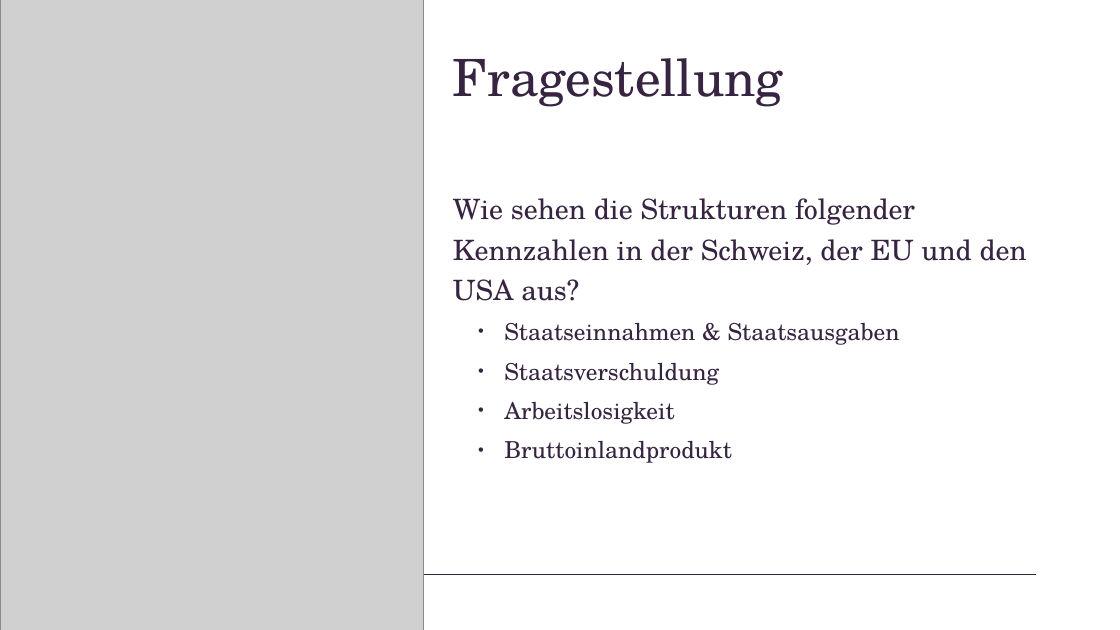
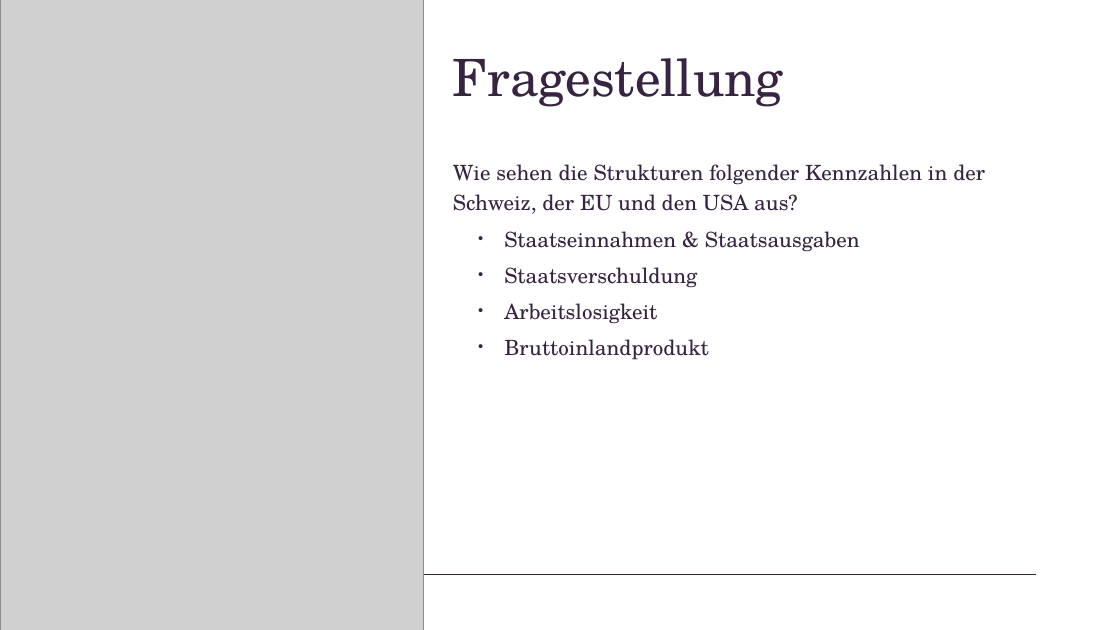
Before and after one commit to fischer-lukas/bina24_cifci_fischer, a slide deck: slide 2 of Staatsfinanzen im Vergleich.pptx. Drawn at 1120x630 pixels with LibreOffice and Linux fonts; fonts in the diff are those of the drawing; grey boxes stand for pictures. Boxes give left, top, right and bottom in pixels: in the first picture for what was removed or moved away, otherwise in the second. Text is boxed around its words. In the diff, an @@ line names an element or a change of style, - is before the commit and + after.

```diff
--- a/Staatsfinanzen im Vergleich.pptx
+++ b/Staatsfinanzen im Vergleich.pptx
@@ text "Wie sehen die Strukturen folgender ...": place and size @@
-text "Wie sehen die Strukturen folgender ..." at [453,198,1027,463]
+text "Wie sehen die Strukturen folgender ..." at [453,164,985,360]
@@ text "Wie sehen die Strukturen folgender ..." at [453,164,985,360]: size 24 to 18 pt in "Wie sehen die Strukturen folgender Kennzahlen in ..."; size 20 to 18 pt in "Staatseinnahmen & Staatsausgaben", "Staatsverschuldung", "Arbeitslosigkeit", "Bruttoinlandprodukt" @@
```
Also in this commit, not shown: 8 other slides changed, 1 slide added.
